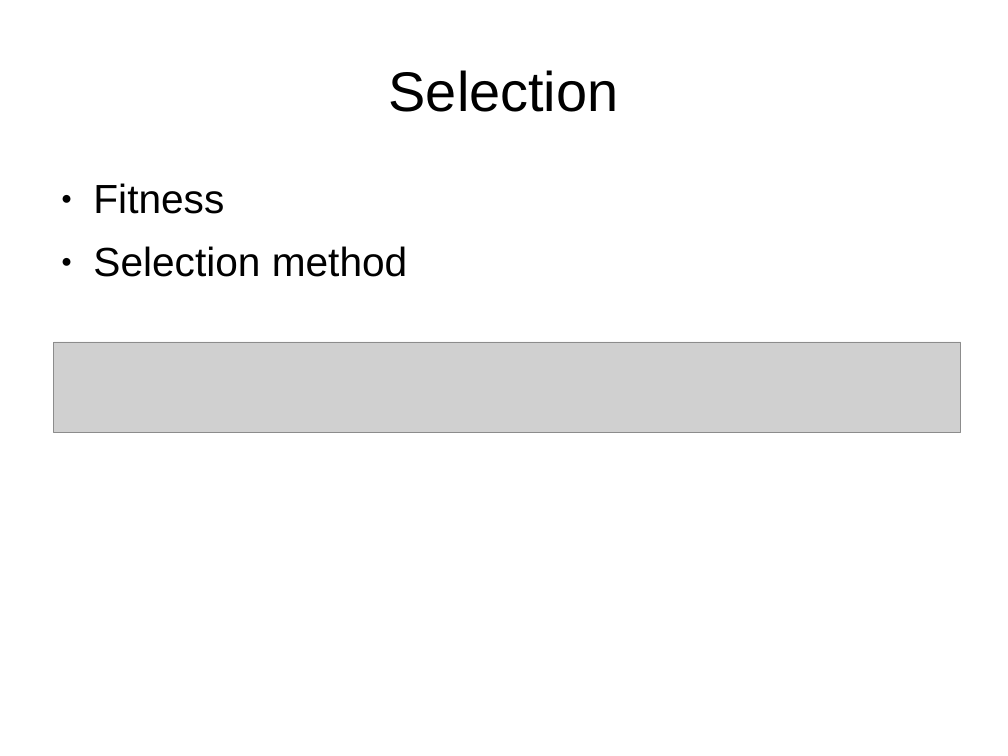
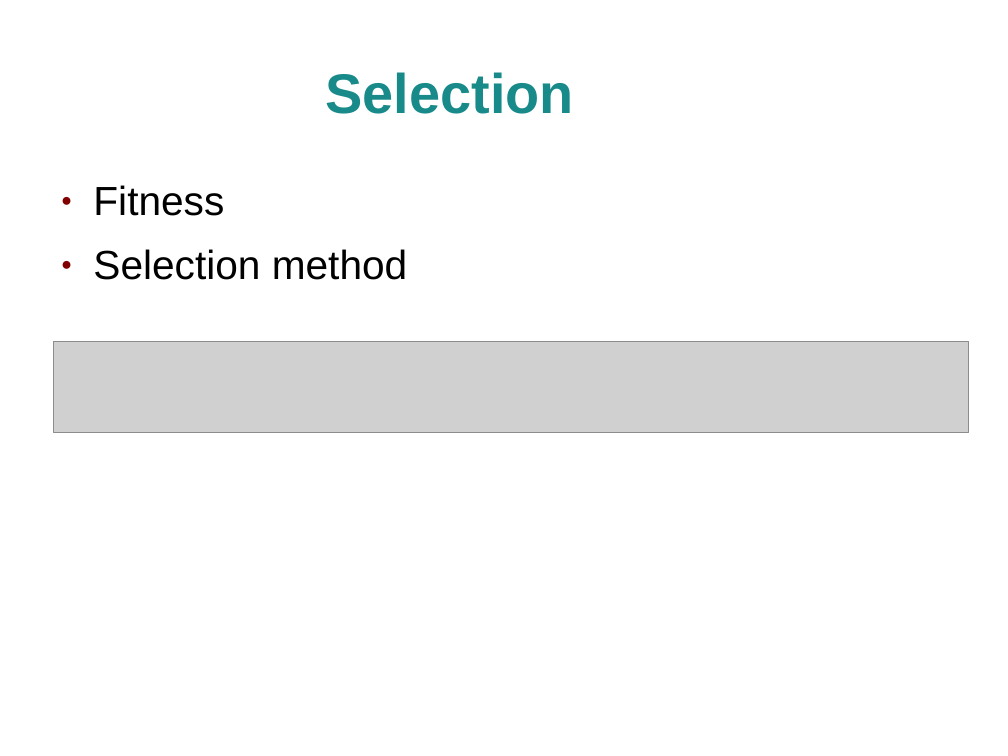
Before and after one commit to craignicol/geneticalgorithmtemplates, a slide deck: slide 5 of talks-and-presentations/techmeetup-glasgow-20090701/GeneticAlgorithms.ppt. Drawn at 1008x756 pixels with LibreOffice and Linux fonts; fonts in the diff are those of the drawing; grey boxes stand for pictures; background and template pictures are left out. Boxes give left, top, right and bottom in pixels: in the first picture for what was removed or moved away, otherwise in the second. Text is boxed around its words. In the diff, an @@ line names an element or a change of style, - is before the commit and + after.

Commit message:
Added nice formatting to presentation

```diff
--- a/talks-and-presentations/techmeetup-glasgow-20090701/GeneticAlgorithms.ppt
+++ b/talks-and-presentations/techmeetup-glasgow-20090701/GeneticAlgorithms.ppt
@@ title "Selection": place and size @@
-title "Selection" at [389, 70, 619, 112]
+title "Selection" at [326, 72, 574, 114]
@@ title "Selection" at [326, 72, 574, 114]: text colour #000000 to #198A8A, bold on @@
@@ text "Fitness" at [93, 185, 408, 280]: bullet colour #000000 to #800000 @@
@@ picture: place and size @@
-picture at [54, 342, 961, 433]
+picture at [54, 342, 970, 433]
```
Also in this commit, not shown: 13 other slides changed, 1 other file.
